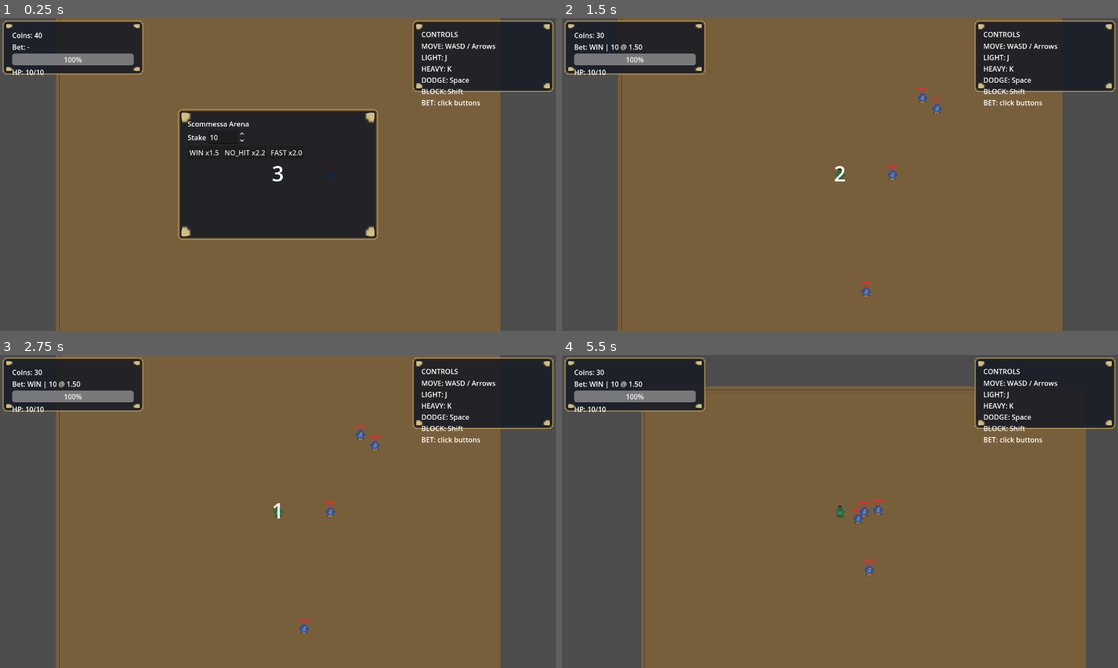
Above: before the commit, frames 1-4 (two rows, left to right).
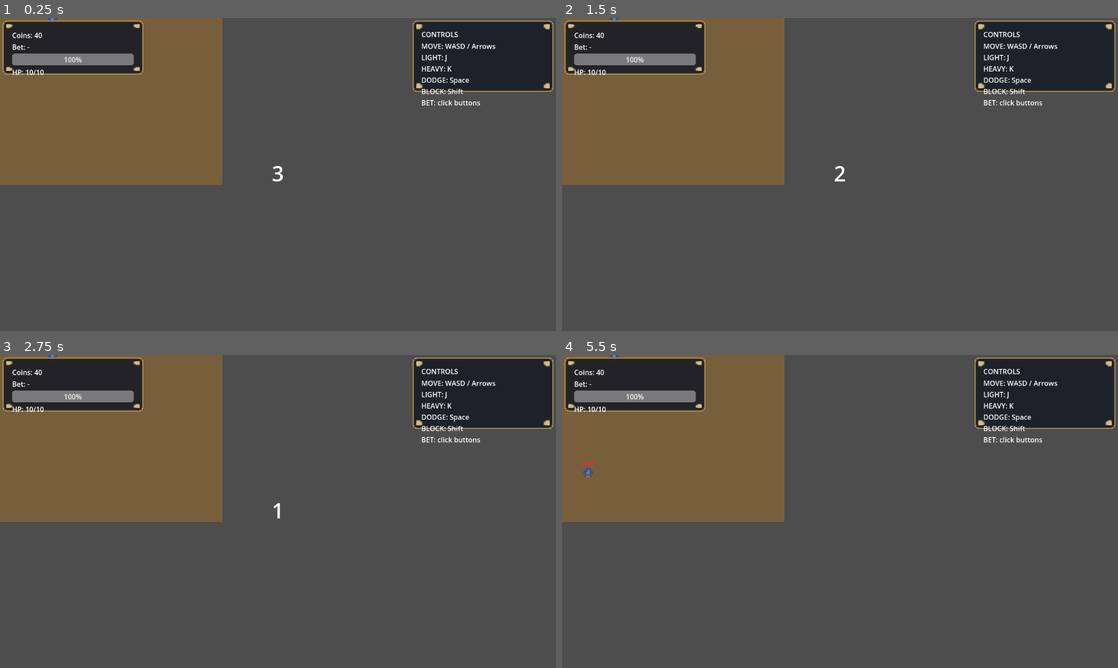
Above: after the commit, the same moments.

Repository: Faratas410/Gallicus-2.0
Game: Godot game, scene res://scenes/Main.tscn
Two runs of this game, one before a commit and one after it. Both use one fixed random seed, a clock stepped at 60 frames per second and the inputs below.
Inputs (mouse positions are in pixels of both pictures, inside the frame that each line leads up to):
- Up to frame 1 (0.25 s): no input
- Up to frame 2 (1.5 s): click (767, 152) at 0.5 s, where only the run before the commit has a clickable "WIN x1.5"; tap Enter at 1.25 s; hold D (move_right) from 1.28 s (still down); hold L (block) from 1.28 s (still down)
- Up to frame 3 (2.75 s): tap Space (dodge) at 2 s; release D (move_right) at 2.03 s; release L (block) at 2.03 s; hold S (move_down) from 2.03 s (still down); tap K (attack_heavy) at 2.1 s; tap L (block) at 2.3 s
- Up to frame 4 (5.5 s): tap Enter at 2.75 s; release S (move_down) at 2.78 s; hold D (move_right) 2.78-3.53 s; hold L (block) 2.78-3.53 s; tap J (attack_light) at 2.85 s; hold W (move_up) 3.53-4.28 s; tap L (block) at 3.6, 5.1 s; hold L (block) 4.28-5.03 s; hold A (move_left) from 4.28 s (still down); tap Space (dodge) at 4.35 s

The runs differ from the first frame. In frame 1, 66% of the frame differs, in the area x 0-90%, y 0-100%; in frame 2, 64%; in frame 3, 64%; in frame 4, 65%.

Commit message:
Add run phases and countdown flow

Diff:
--- a/scripts/entities/enemy_basic.gd
+++ b/scripts/entities/enemy_basic.gd
@@ -26,7 +26,8 @@
 var _state: EnemyState = EnemyState.CHASE
 var _attack_cooldown: float = 0.0
 var _hp_bar: Node2D = null
-var _run_phase: String = "PREP"
+var _run_phase: int = 0
+var _run_manager: Node
 
 @onready var hitbox: Area2D = $Hitbox
 @onready var hitbox_shape: CollisionShape2D = $Hitbox/CollisionShape2D
@@ -37,6 +38,7 @@
 func _ready() -> void:
 	_hp = max_health
 	add_to_group("enemies")
+	_run_manager = get_tree().get_first_node_in_group("run_manager")
 	if GameEvents.has_signal("run_phase_changed"):
 		GameEvents.run_phase_changed.connect(_on_run_phase_changed)
 	body_shape.disabled = false
@@ -67,8 +69,9 @@
 func _physics_process(delta: float) -> void:
 	if _attack_cooldown > 0.0:
 		_attack_cooldown = max(_attack_cooldown - delta, 0.0)
-	if _run_phase != "LIVE":
+	if not _is_run_live():
 		velocity = Vector2.ZERO
+		move_and_slide()
 		return
 	if _knockback_timer > 0.0:
 		_state = EnemyState.HITSTUN
@@ -192,5 +195,10 @@
 	sprite.texture = ImageTexture.create_from_image(image)
 	sprite.scale = Vector2(24.0, 24.0)
 
-func _on_run_phase_changed(phase: String) -> void:
+func _is_run_live() -> bool:
+	if _run_manager != null and _run_manager.has_method("is_live"):
+		return bool(_run_manager.call("is_live"))
+	return _run_phase == 1
+
+func _on_run_phase_changed(phase: int) -> void:
 	_run_phase = phase
--- a/scripts/entities/player.gd
+++ b/scripts/entities/player.gd
@@ -31,7 +31,8 @@
 var _knockback_velocity := Vector2.ZERO
 var _knockback_timer := 0.0
 var hitbox_viz: ColorRect
-var _run_phase: String = "PREP"
+var _run_phase: int = 0
+var _run_manager: Node
 
 @onready var hitbox: Area2D = $Hitbox
 @onready var hitbox_shape: CollisionShape2D = $Hitbox/CollisionShape2D
@@ -44,6 +45,7 @@
 	health_changed.emit(_current_health, max_health)
 	add_to_group("player")
 	set_physics_process(true)
+	_run_manager = get_tree().get_first_node_in_group("run_manager")
 	if GameEvents.has_signal("run_phase_changed"):
 		GameEvents.run_phase_changed.connect(_on_run_phase_changed)
 	for action in ["move_left", "move_right", "move_up", "move_down"]:
@@ -70,14 +72,15 @@
 	_ensure_placeholder_sprite()
 
 func _physics_process(delta: float) -> void:
-	_update_attack_cooldown(delta)
 	if _state == PlayerState.DEAD:
 		velocity = Vector2.ZERO
 		move_and_slide()
 		return
-	if _run_phase != "LIVE":
+	if not _is_run_live():
 		velocity = Vector2.ZERO
-		return
+		move_and_slide()
+		return
+	_update_attack_cooldown(delta)
 
 	var input_dir: Vector2 = Input.get_vector("move_left", "move_right", "move_up", "move_down")
 	if debug_input:
@@ -218,6 +221,13 @@
 func reset_full_health() -> void:
 	_current_health = max_health
 	_state = PlayerState.IDLE
+	_attack_cooldown = 0.0
+	_attack_in_progress = false
+	_is_invulnerable = false
+	is_blocking = false
+	_knockback_velocity = Vector2.ZERO
+	_knockback_timer = 0.0
+	_hit_targets.clear()
 	velocity = Vector2.ZERO
 	health_changed.emit(_current_health, max_health)
 
@@ -341,5 +351,10 @@
 	sprite.texture = ImageTexture.create_from_image(image)
 	sprite.scale = Vector2(24.0, 24.0)
 
-func _on_run_phase_changed(phase: String) -> void:
+func _is_run_live() -> bool:
+	if _run_manager != null and _run_manager.has_method("is_live"):
+		return bool(_run_manager.call("is_live"))
+	return _run_phase == 1
+
+func _on_run_phase_changed(phase: int) -> void:
 	_run_phase = phase
--- a/scripts/systems/game_events.gd
+++ b/scripts/systems/game_events.gd
@@ -13,5 +13,5 @@
 signal bet_opened
 signal bet_closed
 signal player_damaged
-signal run_phase_changed(phase: String)
-signal countdown_started
+signal run_phase_changed(phase: int)
+signal countdown_requested(seconds: int)
--- a/scripts/systems/run_manager.gd
+++ b/scripts/systems/run_manager.gd
@@ -7,6 +7,8 @@
 @export var arena_scene: PackedScene = preload("res://scenes/Arena.tscn")
 @export var player_scene: PackedScene = preload("res://scenes/Player.tscn")
 
+enum RunPhase { PREP, LIVE, GAME_OVER }
+
 var run := {
 	"arena_index": 0,
 	"coins": 0,
@@ -18,8 +20,9 @@
 var _player: Node
 var _run_failed_emitted: bool = false
 var _is_game_over: bool = false
-var _phase: String = "PREP"
+var phase: RunPhase = RunPhase.PREP
 var _prep_sequence_id: int = 0
+var _has_started_run: bool = false
 
 func _ready() -> void:
 	print("RunManager ready")
@@ -47,77 +50,59 @@
 	start_new_run()
 
 func start_new_run() -> void:
-	var was_game_over := _is_game_over
+	_prep_sequence_id += 1
+	var current_id := _prep_sequence_id
 	_run_failed_emitted = false
 	_is_game_over = false
+	_waiting_for_bet = false
+	set_phase(RunPhase.PREP)
+
+	_ensure_arena_and_player()
+	if _arena != null and _arena.has_method("soft_reset"):
+		_arena.call("soft_reset")
+	_reset_or_respawn_player_full()
+	_clear_enemies()
+	if _bet_manager != null and _bet_manager.has_method("reset_bet_state"):
+		_bet_manager.call("reset_bet_state")
+
+	if not _has_started_run:
+		run["coins"] = starting_coins
+		_has_started_run = true
+	run["arena_index"] = 0
+
+	GameEvents.run_started.emit()
+	GameEvents.coins_changed.emit(int(run.get("coins", starting_coins)))
+	GameEvents.countdown_requested.emit(3)
+	await get_tree().create_timer(3.0).timeout
+	if current_id != _prep_sequence_id or phase == RunPhase.GAME_OVER:
+		return
+	set_phase(RunPhase.LIVE)
+	_spawn_wave_or_enemies()
+
+func start_next_bet_round() -> void:
+	if _is_game_over:
+		return
 	if _force_game_over_if_dead():
 		return
-	run = {
-		"arena_index": 0,
-		"coins": starting_coins,
-	}
-	GameEvents.run_started.emit()
-	GameEvents.coins_changed.emit(run.coins)
-	_reset_player_health_if_needed(was_game_over)
-	_begin_prep_phase()
-	_open_bet_ui()
+	_waiting_for_bet = false
+	set_phase(RunPhase.LIVE)
+	_clear_enemies()
+	_spawn_wave_or_enemies()
 
 func reset_run() -> void:
 	get_tree().paused = false
 	Engine.time_scale = 1.0
 	run["coins"] = starting_coins
-	restart_run(true)
+	start_new_run()
 
 func restart_run(preserve_coins: bool = true) -> void:
-	var was_game_over := _is_game_over
-	_run_failed_emitted = false
-	_is_game_over = false
-	if _force_game_over_if_dead():
-		return
 	get_tree().paused = false
 	Engine.time_scale = 1.0
-	var coins_to_keep: int = int(run.get("coins", starting_coins))
-	run = {
-		"arena_index": 0,
-		"coins": starting_coins,
-	}
 	if preserve_coins:
-		run["coins"] = coins_to_keep
-
-	if _bet_manager != null and _bet_manager.has_method("reset"):
-		_bet_manager.call("reset")
-
-	if _arena != null:
-		if _arena.has_method("reset_arena"):
-			_arena.call("reset_arena")
-		elif _arena.has_method("clear_enemies"):
-			_arena.call("clear_enemies")
-
-	_ensure_arena_and_player()
-	_player = _resolve_player()
-	_connect_player_signals()
-	if _player != null:
-		if _player.has_method("reset_for_restart"):
-			_player.call("reset_for_restart")
-		else:
-			if _player is CharacterBody2D:
-				(_player as CharacterBody2D).velocity = Vector2.ZERO
-			_player.set_physics_process(true)
-			_player.set_process(true)
-		if _player.has_method("reset_for_new_round"):
-			_player.call("reset_for_new_round")
-
-	_arena = get_node_or_null(arena_path)
-	if _arena == null:
-		_arena = get_tree().get_first_node_in_group("arena")
-
-	GameEvents.run_started.emit()
-	_reset_player_health_if_needed(was_game_over)
-	if _arena != null and _arena.has_method("restart_arena"):
-		_arena.call("restart_arena")
-	_begin_prep_phase()
-	_open_bet_ui()
-	GameEvents.coins_changed.emit(run.coins)
+		start_new_run()
+	else:
+		run["coins"] = starting_coins
+		start_new_run()
 
 func _open_bet_ui() -> void:
 	if _force_game_over_if_dead():
@@ -125,7 +110,7 @@
 	if _is_game_over:
 		return
 	_waiting_for_bet = true
-	_apply_phase()
+	set_phase(RunPhase.PREP)
 	if _bet_manager and _bet_manager.has_method("open_bet_ui_before_arena"):
 		_bet_manager.open_bet_ui_before_arena()
 
@@ -161,6 +146,33 @@
 	if _player and _player is Node2D:
 		(_player as Node2D).global_position = Vector2.ZERO
 
+func _reset_or_respawn_player_full() -> void:
+	_player = _resolve_player()
+	if _player == null or not _player.is_inside_tree():
+		var main := get_parent()
+		if main != null and player_scene:
+			_player = player_scene.instantiate()
+			_player.name = "Player"
+			main.add_child(_player)
+			if _player is Node2D:
+				(_player as Node2D).global_position = Vector2.ZERO
+			player_path = NodePath("../Player")
+	if _player != null and _player.has_method("reset_full_health"):
+		_player.call("reset_full_health")
+	_connect_player_signals()
+
+func _clear_enemies() -> void:
+	for enemy in get_tree().get_nodes_in_group("enemies"):
+		if enemy is Node and is_instance_valid(enemy):
+			enemy.queue_free()
+
+func _spawn_wave_or_enemies() -> void:
+	if _arena == null:
+		_arena = get_node_or_null(arena_path)
+	if _arena == null:
+		_arena = get_tree().get_first_node_in_group("arena")
+	_start_next_arena()
+
 func _ensure_input_map() -> void:
 	var actions := {
 		# Movimento
@@ -221,7 +233,7 @@
 	if _is_game_over:
 		return
 	_waiting_for_bet = false
-	_apply_phase()
+	set_phase(RunPhase.LIVE)
 	_start_next_arena()
 
 func _on_betting_opened() -> void:
@@ -314,7 +326,7 @@
 		return
 	_is_game_over = true
 	_waiting_for_bet = false
-	_set_phase("GAME_OVER")
+	set_phase(RunPhase.GAME_OVER)
 	if not _run_failed_emitted:
 		_run_failed_emitted = true
 		GameEvents.run_failed.emit()
@@ -325,37 +337,17 @@
 func get_arena_index() -> int:
 	return int(run.get("arena_index", 0))
 
-func _set_phase(p: String) -> void:
-	_phase = p
-	GameEvents.run_phase_changed.emit(_phase)
+func is_live() -> bool:
+	return phase == RunPhase.LIVE
+
+func set_phase(p: RunPhase) -> void:
+	phase = p
+	GameEvents.run_phase_changed.emit(int(phase))
 	_apply_phase()
 
 func _apply_phase() -> void:
-	var active := not _waiting_for_bet and not _is_game_over
+	var active := phase == RunPhase.LIVE
 	_set_gameplay_active(active)
 	if _arena != null:
 		_arena.set_physics_process(active)
 		_arena.set_process(active)
-	for enemy in get_tree().get_nodes_in_group("enemies"):
-		if enemy is Node:
-			enemy.set_physics_process(active)
-			enemy.set_process(active)
-
-func _begin_prep_phase() -> void:
-	_prep_sequence_id += 1
-	var current_id := _prep_sequence_id
-	_set_phase("PREP")
-	GameEvents.countdown_started.emit()
-	await get_tree().create_timer(3.0).timeout
-	if current_id != _prep_sequence_id:
-		return
-	if _phase == "GAME_OVER":
-		return
-	_set_phase("LIVE")
-
-func _reset_player_health_if_needed(was_game_over: bool) -> void:
-	if not was_game_over:
-		return
-	_player = _resolve_player()
-	if _player != null and _player.has_method("reset_full_health"):
-		_player.call("reset_full_health")
--- a/scripts/ui/ui_root.gd
+++ b/scripts/ui/ui_root.gd
@@ -34,7 +34,7 @@
 	GameEvents.bet_ui_opened.connect(_on_bet_ui_opened)
 	GameEvents.bet_ui_closed.connect(_on_bet_ui_closed)
 	GameEvents.betting_opened.connect(_on_betting_opened)
-	GameEvents.countdown_started.connect(_on_countdown_started)
+	GameEvents.countdown_requested.connect(_on_countdown_requested)
 
 	if bet_panel == null:
 		push_warning("Bet UI missing, disabling betting panel.")
@@ -75,7 +75,7 @@
 	for i in range(seconds, 0, -1):
 		countdown_label.text = str(i)
 		await get_tree().create_timer(1.0).timeout
-	countdown_label.text = "GO!"
+	countdown_label.text = "GO"
 	await get_tree().create_timer(0.5).timeout
 	countdown_label.visible = false
 
@@ -107,8 +107,8 @@
 			bet_panel.visible = false
 		return
 
-func _on_countdown_started() -> void:
-	await show_countdown()
+func _on_countdown_requested(seconds: int) -> void:
+	await show_countdown(seconds)
 
 func _on_run_started_controls() -> void:
 	if controls_hint_panel == null:
@@ -158,11 +158,7 @@
 		game_over_panel.visible = false
 
 	var rm: Node = get_tree().get_first_node_in_group("run_manager")
-	if rm != null and rm.has_method("reset_run"):
-		rm.call("reset_run")
-	elif rm != null and rm.has_method("restart_run"):
-		rm.call("restart_run", false)
-	elif rm != null and rm.has_method("start_new_run"):
+	if rm != null and rm.has_method("start_new_run"):
 		rm.call("start_new_run")
 	else:
 		push_warning("RunManager not found or no restart method.")
@@ -172,8 +168,8 @@
 		return
 
 	var rm: Node = get_tree().get_first_node_in_group("run_manager")
-	if rm != null and rm.has_method("restart_run"):
-		rm.call("restart_run", true)
+	if rm != null and rm.has_method("start_next_bet_round"):
+		rm.call("start_next_bet_round")
 	else:
 		push_warning("RunManager not found or no restart method.")
 
